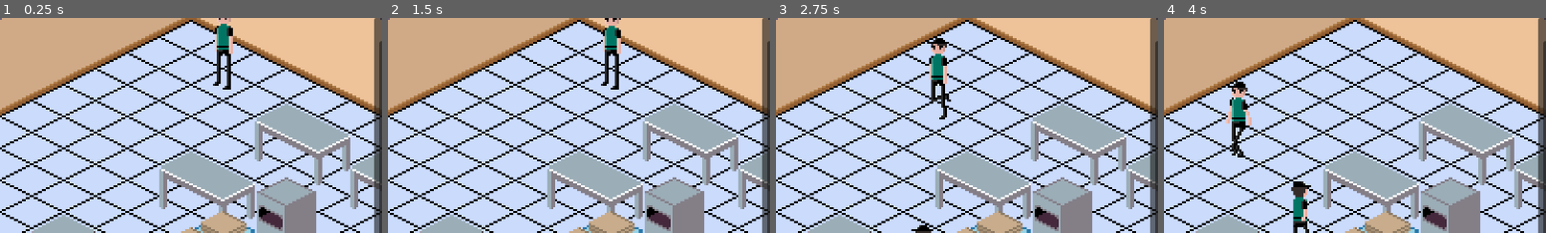
Above: before the commit, frames 1-4 (left to right).
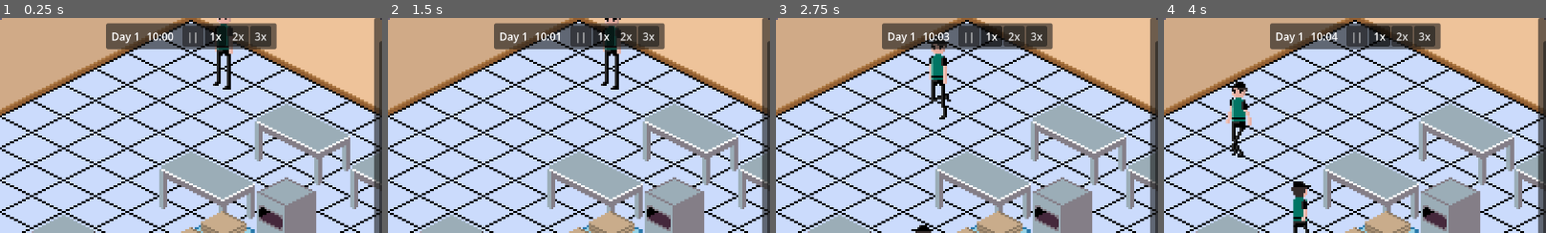
Above: after the commit, the same moments.

Repository: Evil-As-Shit/P-Za
Game: Godot game, scene res://scenes/world/world.tscn
The game is run twice, just before and just after one commit, with the same random seed, the same clock (stepped at 60 frames per second) and the same inputs.
Inputs (mouse positions are % of the whole screen's width and height, from its top left):
- Up to frame 1 (0.25 s): no input
- Up to frame 2 (1.5 s): click "1" at 0.5 s; click "2" at 1.25 s
- Up to frame 3 (2.75 s): click "3" at 2 s
- Up to frame 4 (4 s): click "4" at 2.75 s; click (9, 90) at 3.52 s
The pictures show only the part of the screen within x 25-75%, y 0-50%; the shares and areas given below are measured in that part.

The runs differ from the first frame. In frame 1, 5.2% of the frame differs, in the area x 27-73%, y 2-15%; in frame 2, 5.2%; in frame 3, 5.2%; in frame 4, 5.3%.

Commit message:
Add shop clock: 10-minute days, pause and 1x/2x/3x speeds

Diff:
--- a/project.godot
+++ b/project.godot
@@ -51,6 +51,26 @@
 "events": Array[InputEvent]([Object(InputEventKey,"resource_local_to_scene":false,"resource_name":"","device":-1,"windo …(208 unchanged characters)…
 ])
 }
+toggle_pause={
+"deadzone": 0.2,
+"events": Array[InputEvent]([Object(InputEventKey,"resource_local_to_scene":false,"resource_name":"","device":-1,"window_id":0,"alt_pressed":false,"shift_pressed":false,"ctrl_pressed":false,"meta_pressed":false,"pressed":false,"keycode":0,"physical_keycode":32,"key_label":0,"unicode":0,"location":0,"echo":false,"script":null)
+])
+}
+speed_1={
+"deadzone": 0.2,
+"events": Array[InputEvent]([Object(InputEventKey,"resource_local_to_scene":false,"resource_name":"","device":-1,"window_id":0,"alt_pressed":false,"shift_pressed":false,"ctrl_pressed":false,"meta_pressed":false,"pressed":false,"keycode":0,"physical_keycode":49,"key_label":0,"unicode":0,"location":0,"echo":false,"script":null)
+])
+}
+speed_2={
+"deadzone": 0.2,
+"events": Array[InputEvent]([Object(InputEventKey,"resource_local_to_scene":false,"resource_name":"","device":-1,"window_id":0,"alt_pressed":false,"shift_pressed":false,"ctrl_pressed":false,"meta_pressed":false,"pressed":false,"keycode":0,"physical_keycode":50,"key_label":0,"unicode":0,"location":0,"echo":false,"script":null)
+])
+}
+speed_3={
+"deadzone": 0.2,
+"events": Array[InputEvent]([Object(InputEventKey,"resource_local_to_scene":false,"resource_name":"","device":-1,"window_id":0,"alt_pressed":false,"shift_pressed":false,"ctrl_pressed":false,"meta_pressed":false,"pressed":false,"keycode":0,"physical_keycode":51,"key_label":0,"unicode":0,"location":0,"echo":false,"script":null)
+])
+}
 toggle_walls={
 "deadzone": 0.2,
 "events": Array[InputEvent]([Object(InputEventKey,"resource_local_to_scene":false,"resource_name":"","device":-1,"windo …(208 unchanged characters)…
--- /dev/null
+++ b/scenes/ui/clock_panel.tscn
@@ -0,0 +1,41 @@
+[gd_scene format=3]
+
+[ext_resource type="Script" path="res://scripts/ui/clock_panel.gd" id="1_panel"]
+
+[node name="ClockPanel" type="PanelContainer"]
+anchors_preset = 5
+anchor_left = 0.5
+anchor_right = 0.5
+offset_left = -120.0
+offset_top = 8.0
+offset_right = 120.0
+offset_bottom = 8.0
+grow_horizontal = 2
+script = ExtResource("1_panel")
+
+[node name="Margin" type="MarginContainer" parent="."]
+layout_mode = 2
+theme_override_constants/margin_left = 8
+theme_override_constants/margin_top = 4
+theme_override_constants/margin_right = 8
+theme_override_constants/margin_bottom = 4
+
+[node name="Row" type="HBoxContainer" parent="Margin"]
+layout_mode = 2
+theme_override_constants/separation = 10
+
+[node name="Day" type="Label" parent="Margin/Row"]
+unique_name_in_owner = true
+layout_mode = 2
+text = "Day 1"
+
+[node name="Time" type="Label" parent="Margin/Row"]
+unique_name_in_owner = true
+custom_minimum_size = Vector2(44, 0)
+layout_mode = 2
+text = "10:00"
+
+[node name="SpeedButtons" type="HBoxContainer" parent="Margin/Row"]
+unique_name_in_owner = true
+layout_mode = 2
+theme_override_constants/separation = 2
--- a/scenes/world/world.tscn
+++ b/scenes/world/world.tscn
@@ -19,6 +19,8 @@
 [ext_resource type="PackedScene" path="res://scenes/ui/station_panel.tscn" id="23_station_panel"]
 [ext_resource type="Script" path="res://scripts/world/shop_walls.gd" id="24_walls"]
 [ext_resource type="Resource" path="res://resources/walls/plain_wall.tres" id="25_wall_style"]
+[ext_resource type="Script" path="res://scripts/world/shop_clock.gd" id="26_clock"]
+[ext_resource type="PackedScene" path="res://scenes/ui/clock_panel.tscn" id="27_clock_panel"]
 [ext_resource type="Script" path="res://scripts/tasks/work_type.gd" id="15_work_type"]
 [ext_resource type="Resource" path="res://resources/work_types/kitchen.tres" id="16_kitchen"]
 [ext_resource type="Resource" path="res://resources/work_types/oven.tres" id="17_oven"]
@@ -92,6 +94,9 @@
 [node name="ShopCamera" type="Camera2D" parent="."]
 script = ExtResource("4_camera")
 
+[node name="ShopClock" type="Node" parent="."]
+script = ExtResource("26_clock")
+
 [node name="TicketRack" type="Node" parent="."]
 script = ExtResource("7_rack")
 
@@ -101,5 +106,7 @@
 
 [node name="PriorityPanel" parent="Hud" instance=ExtResource("20_priority_panel")]
 
+[node name="ClockPanel" parent="Hud" instance=ExtResource("27_clock_panel")]
+
 [node name="StationPanel" parent="Hud" instance=ExtResource("23_station_panel")]
 visible = false
--- /dev/null
+++ b/scripts/ui/clock_panel.gd
@@ -0,0 +1,36 @@
+class_name ClockPanel
+extends PanelContainer
+## HUD clock: day, time and speed buttons (pause, 1x, 2x, 3x). Reports the player's pick.
+
+signal speed_requested(speed: int)
+
+@onready var _day: Label = %Day
+@onready var _time: Label = %Time
+@onready var _buttons: HBoxContainer = %SpeedButtons
+
+
+## Builds one button per speed (0 shows as pause).
+func setup(speeds: Array[int]) -> void:
+	for child: Node in _buttons.get_children():
+		_buttons.remove_child(child)
+		child.queue_free()
+	for speed: int in speeds:
+		var button := Button.new()
+		button.text = "||" if speed == 0 else "%dx" % speed
+		button.tooltip_text = "Pause (Space)" if speed == 0 else "Speed %d (%d)" % [speed, speed]
+		button.toggle_mode = true
+		button.focus_mode = Control.FOCUS_NONE
+		button.custom_minimum_size = Vector2(32, 0)
+		button.set_meta(&"speed", speed)
+		button.pressed.connect(speed_requested.emit.bind(speed))
+		_buttons.add_child(button)
+
+
+func show_time(day: int, minute_of_day: int) -> void:
+	_day.text = "Day %d" % day
+	_time.text = ShopClock.format_time(minute_of_day)
+
+
+func show_speed(speed: int) -> void:
+	for button: Node in _buttons.get_children():
+		(button as Button).set_pressed_no_signal(button.get_meta(&"speed") == speed)
--- a/scripts/world/shop_camera.gd
+++ b/scripts/world/shop_camera.gd
@@ -12,6 +12,7 @@
 ## Panning not applied yet. The camera only moves in whole pixels so the art stays on the
 ## pixel grid.
 var _pan_remainder: Vector2 = Vector2.ZERO
+var _last_ticks: int = 0
 
 
 func _ready() -> void:
@@ -19,11 +20,15 @@
 	_apply_zoom()
 
 
-func _process(delta: float) -> void:
+func _process(_delta: float) -> void:
+	# Real time, not game time, so panning works the same paused or fast-forwarded.
+	var now: int = Time.get_ticks_usec()
+	var real_delta: float = 0.0 if _last_ticks == 0 else (now - _last_ticks) / 1_000_000.0
+	_last_ticks = now
 	var direction: Vector2 = Input.get_vector(
 		&"camera_pan_left", &"camera_pan_right", &"camera_pan_up", &"camera_pan_down"
 	)
-	_pan(direction * pan_speed * delta / zoom.x)
+	_pan(direction * pan_speed * real_delta / zoom.x)
 
 
 func _unhandled_input(event: InputEvent) -> void:
--- /dev/null
+++ b/scripts/world/shop_clock.gd
@@ -0,0 +1,69 @@
+class_name ShopClock
+extends Node
+## The shop's day and time of day, and how fast the game runs. A day covers opening to
+## closing hours; when it ends the next one starts. Speed scales all game time (pawns,
+## baking, timers), so pausing freezes the shop while the camera and HUD keep working.
+
+signal time_changed(day: int, minute_of_day: int)
+signal day_started(day: int)
+signal speed_changed(speed: int)
+
+## Real minutes one day lasts at 1x speed.
+@export var day_length_minutes: float = 10.0
+@export_range(0, 23) var open_hour: int = 10
+@export_range(1, 24) var close_hour: int = 22
+## Game speeds the player can pick. 0 is paused.
+@export var speeds: Array[int] = [0, 1, 2, 3]
+
+var day: int = 1
+var speed: int = 1
+## Speed to go back to when unpausing.
+var _resume_speed: int = 1
+## Game seconds since opening today.
+var _elapsed: float = 0.0
+var _last_minute: int = -1
+
+
+func _ready() -> void:
+	set_speed(1)
+	day_started.emit(day)
+
+
+func _exit_tree() -> void:
+	Engine.time_scale = 1.0
+
+
+func _process(delta: float) -> void:
+	var day_seconds: float = day_length_minutes * 60.0
+	_elapsed += delta
+	while _elapsed >= day_seconds:
+		_elapsed -= day_seconds
+		day += 1
+		day_started.emit(day)
+	var minute: int = get_minute_of_day()
+	if minute != _last_minute:
+		_last_minute = minute
+		time_changed.emit(day, minute)
+
+
+## Minutes since midnight on the shop clock.
+func get_minute_of_day() -> int:
+	var open_minutes: float = (close_hour - open_hour) * 60.0
+	var fraction: float = _elapsed / (day_length_minutes * 60.0)
+	return open_hour * 60 + int(fraction * open_minutes)
+
+
+func set_speed(new_speed: int) -> void:
+	speed = maxi(new_speed, 0)
+	if speed > 0:
+		_resume_speed = speed
+	Engine.time_scale = float(speed)
+	speed_changed.emit(speed)
+
+
+func toggle_pause() -> void:
+	set_speed(_resume_speed if speed == 0 else 0)
+
+
+static func format_time(minute_of_day: int) -> String:
+	return "%02d:%02d" % [floori(minute_of_day / 60.0), minute_of_day % 60]
--- a/scripts/world/world.gd
+++ b/scripts/world/world.gd
@@ -44,6 +44,8 @@
 @onready var _rack_panel: TicketRackPanel = $Hud/TicketRackPanel
 @onready var _priority_panel: PriorityPanel = $Hud/PriorityPanel
 @onready var _station_panel: StationPanel = $Hud/StationPanel
+@onready var _clock: ShopClock = $ShopClock
+@onready var _clock_panel: ClockPanel = $Hud/ClockPanel
 
 
 func _ready() -> void:
@@ -66,6 +68,12 @@
 	_priority_panel.show_priorities(_pawns, work_types)
 	_station_panel.role_change_requested.connect(_on_role_change_requested)
 	_station_panel.close_requested.connect(_select_station.bind(null))
+	_clock_panel.setup(_clock.speeds)
+	_clock_panel.speed_requested.connect(_clock.set_speed)
+	_clock.time_changed.connect(_clock_panel.show_time)
+	_clock.speed_changed.connect(_clock_panel.show_speed)
+	_clock_panel.show_time(_clock.day, _clock.get_minute_of_day())
+	_clock_panel.show_speed(_clock.speed)
 
 	for pawn: Pawn in _pawns:
 		_wait_then_wander(pawn)
@@ -80,6 +88,18 @@
 		get_viewport().set_input_as_handled()
 	elif event.is_action_pressed(&"toggle_walls"):
 		_walls.cycle_view_mode()
+		get_viewport().set_input_as_handled()
+	elif event.is_action_pressed(&"toggle_pause"):
+		_clock.toggle_pause()
+		get_viewport().set_input_as_handled()
+	elif event.is_action_pressed(&"speed_1"):
+		_clock.set_speed(1)
+		get_viewport().set_input_as_handled()
+	elif event.is_action_pressed(&"speed_2"):
+		_clock.set_speed(2)
+		get_viewport().set_input_as_handled()
+	elif event.is_action_pressed(&"speed_3"):
+		_clock.set_speed(3)
 		get_viewport().set_input_as_handled()
 	elif event is InputEventMouseButton:
 		var click := event as InputEventMouseButton
Not shown, added: scripts/ui/clock_panel.gd.uid
Not shown, added: scripts/world/shop_clock.gd.uid
Not shown, changed: GDD.md
